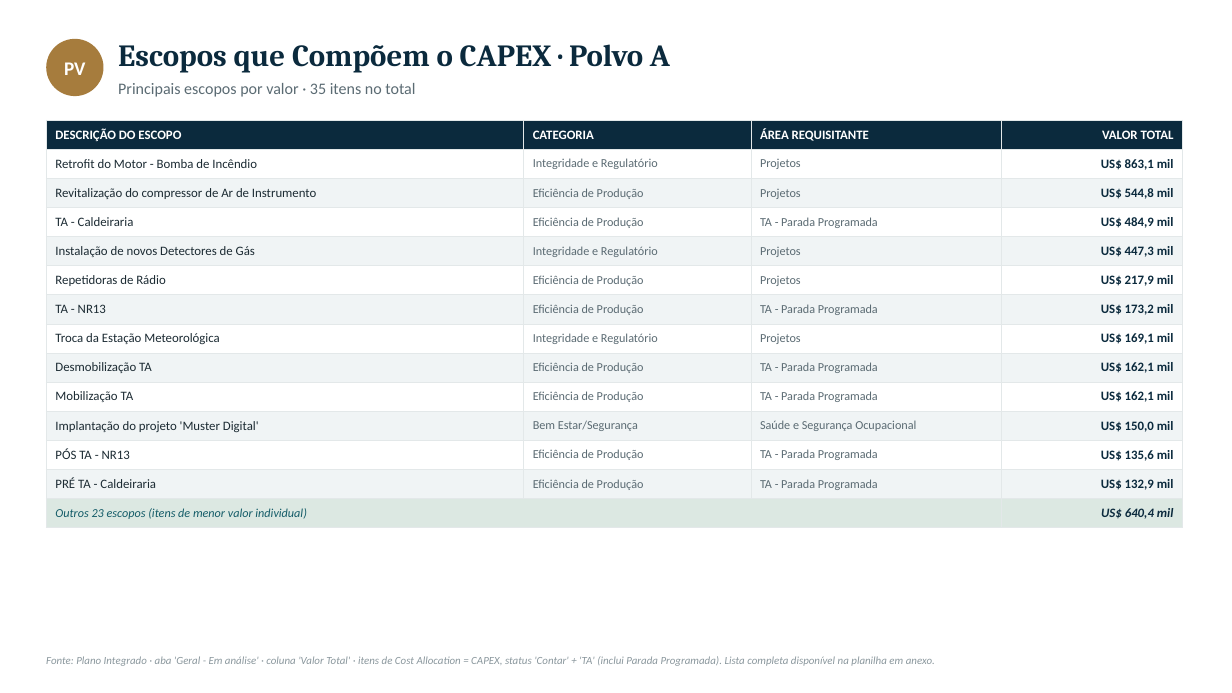
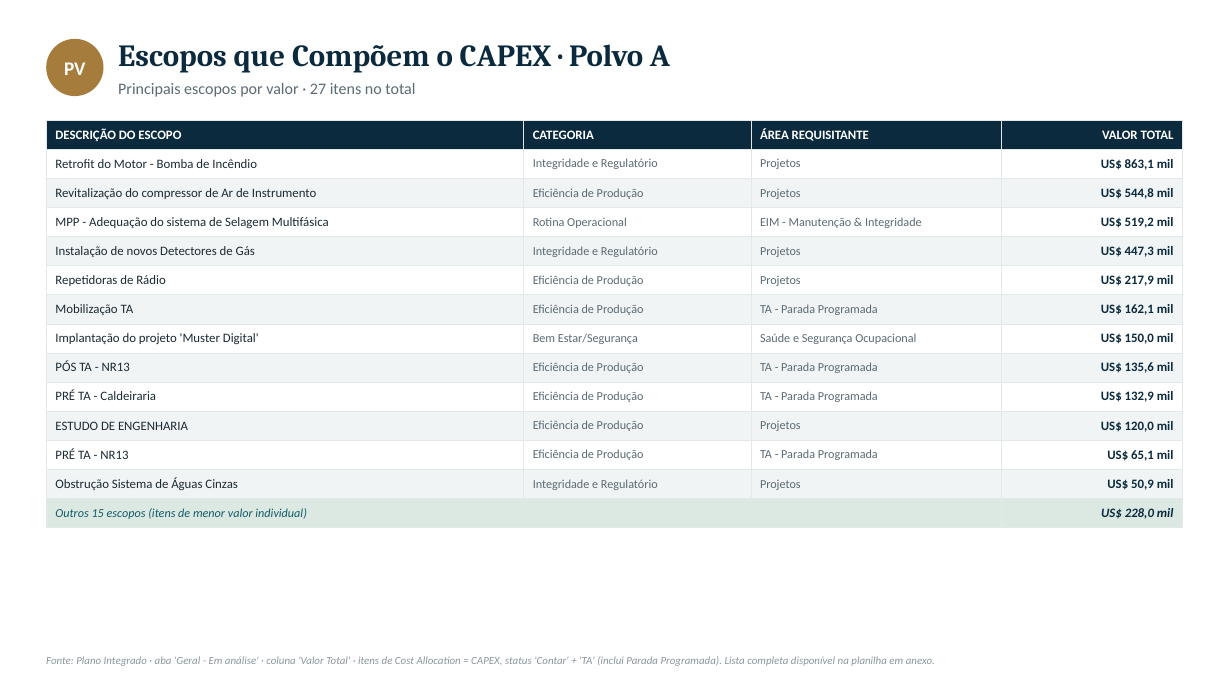
Before and after one commit to LucasRibaas/Planejamento, a slide deck: slide 20 of PRIO_Plano_Trabalho_CAPEX_2027.pptx. Drawn at 1232x693 pixels with LibreOffice and Linux fonts; fonts in the diff are those of the drawing. Boxes give left, top, right and bottom in pixels: in the first picture for what was removed or moved away, otherwise in the second. Text is boxed around its words. In the diff, an @@ line names an element or a change of style, - is before the commit and + after.

```diff
--- a/PRIO_Plano_Trabalho_CAPEX_2027.pptx
+++ b/PRIO_Plano_Trabalho_CAPEX_2027.pptx
@@ text at (x1=118, y1=83, x2=415, y2=97): text changed @@
-Principais escopos por valor · 35 itens no total
+Principais escopos por valor · 27 itens no total
@@ table at (x1=46, y1=120, x2=1184, y2=523) @@
-row 4: TA - Caldeiraria | Eficiência de Produção | TA - Parada Programada | US$ 484,9 mil
+row 4: MPP - Adequação do sistema de Selagem Multifásica | Rotina Operacional | EIM - Manutenção & Integridade | US$ 519,2 mil
-row 7: TA - NR13 | Eficiência de Produção | TA - Parada Programada | US$ 173,2 mil
-row 8: Troca da Estação Meteorológica | Integridade e Regulatório | Projetos | US$ 169,1 mil
-row 9: Desmobilização TA | Eficiência de Produção | TA - Parada Programada | US$ 162,1 mil
-row 14: Outros 23 escopos (itens de menor valor individual) |  |  | US$ 640,4 mil
+row 11: ESTUDO DE ENGENHARIA | Eficiência de Produção | Projetos | US$ 120,0 mil
+row 12: PRÉ TA - NR13 | Eficiência de Produção | TA - Parada Programada | US$ 65,1 mil
+row 13: Obstrução Sistema de Águas Cinzas | Integridade e Regulatório | Projetos | US$ 50,9 mil
+row 14: Outros 15 escopos (itens de menor valor individual) |  |  | US$ 228,0 mil
```
Also in this commit, not shown: 4 other slides changed, 1 other file.
